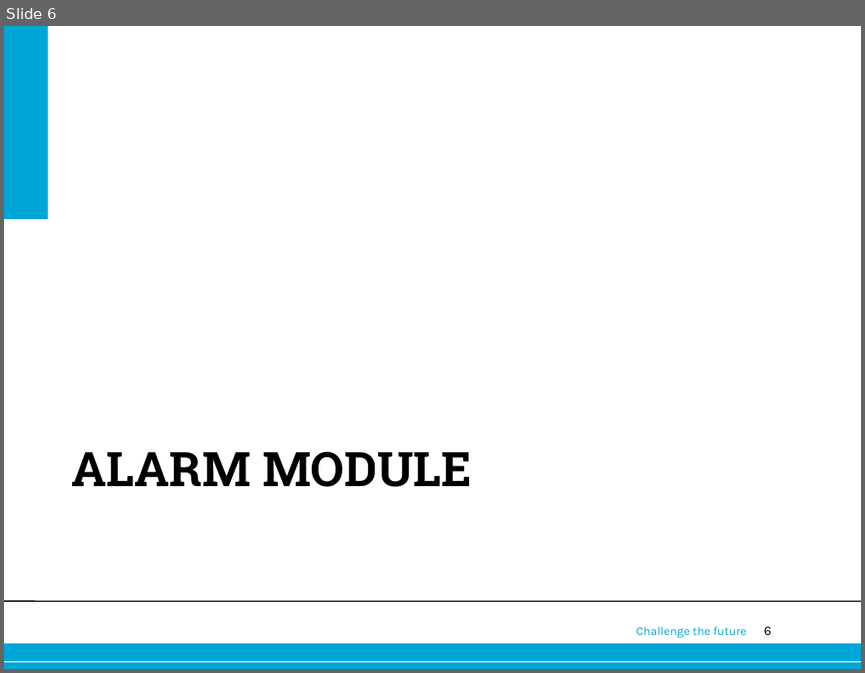
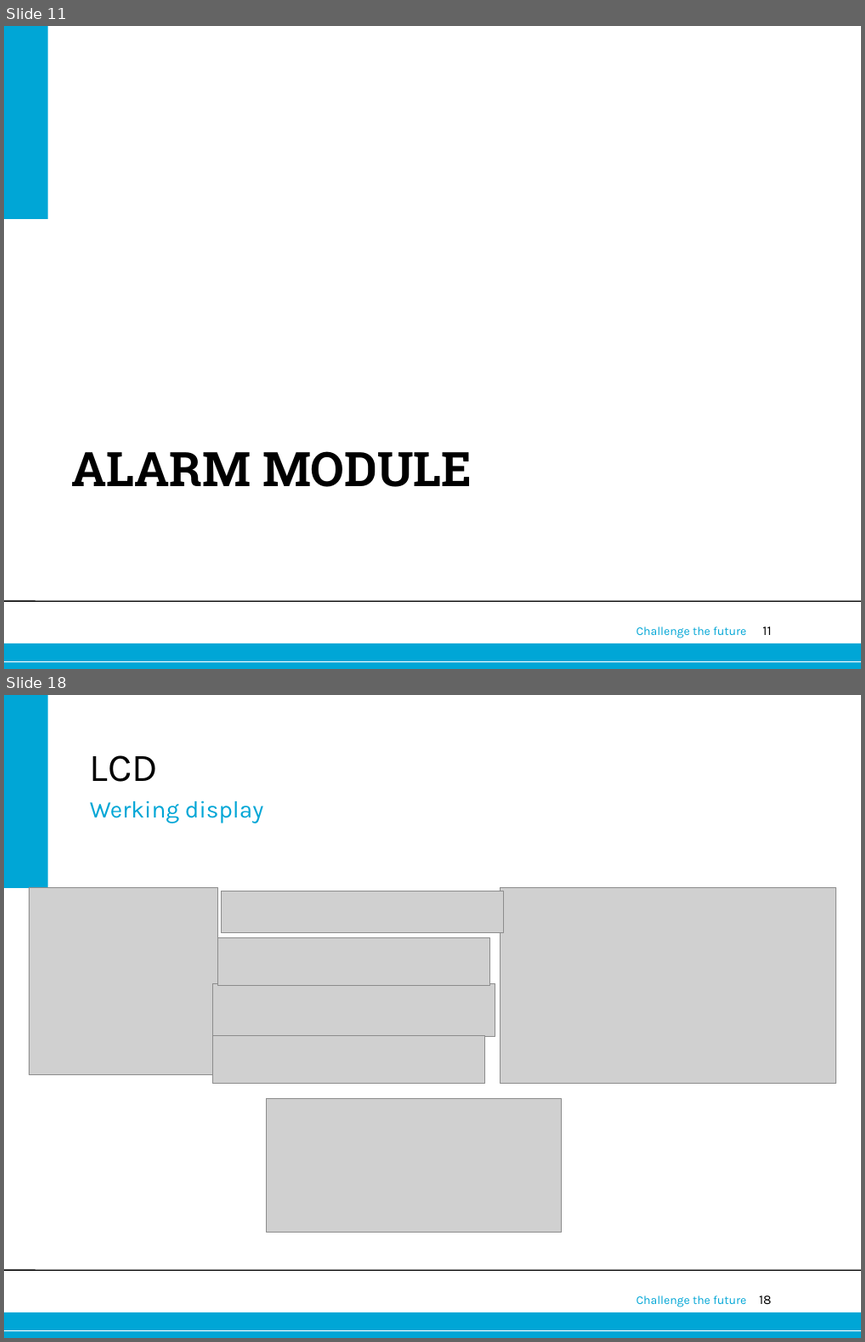
Before and after one commit to Alex-Oudsen/EPO-3, a slide deck: Presentatie/Presentatie groep A1.pptx. Shown one above the other, each under a label of ours: slide 6 before the commit, slides 11 and 18 after it; the slides between them are not shown. The pictures are 865x673 and 865x1342 pixels, drawn with LibreOffice and Linux fonts; fonts in the diff are those of the drawing; grey boxes stand for pictures; background and template pictures are left out. Boxes give left, top, right and bottom in pixels: in the first picture for what was removed or moved away, otherwise in the second. Text is boxed around its words. In the diff, an @@ line names an element or a change of style, - is before the commit and + after.

```diff
--- a/Presentatie/Presentatie groep A1.pptx
+++ b/Presentatie/Presentatie groep A1.pptx
@@ slide 18 added at [4, 695, 861, 1338], background #FFFFFF; not listed: 6 template elements that a slide beside it also shows @@
@@ title added at [90, 755, 158, 782], 33 pt, text #000000 @@
+LCD
@@ text added at [90, 800, 263, 823], 20 pt, text #00A6D6 @@
+Werking display
@@ picture added at [29, 888, 217, 1075] @@
@@ picture added at [221, 891, 503, 933] @@
@@ picture added at [500, 888, 836, 1083] @@
@@ picture added at [217, 937, 490, 985] @@
@@ picture added at [212, 984, 495, 1036] @@
@@ picture added at [212, 1036, 484, 1083] @@
@@ picture added at [266, 1099, 561, 1232] @@
@@ what was slide 6 is now slide 11 @@
@@ page number at [762, 626, 771, 635]: text changed @@
-6
+11
```
Also in this commit, not shown: 14 other slides added, 4 slides removed.
